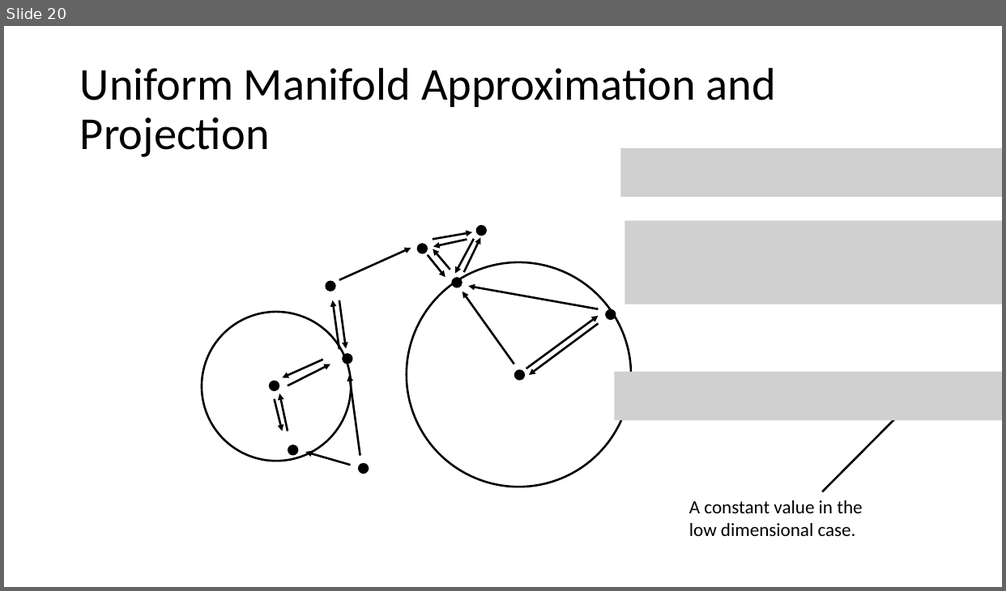
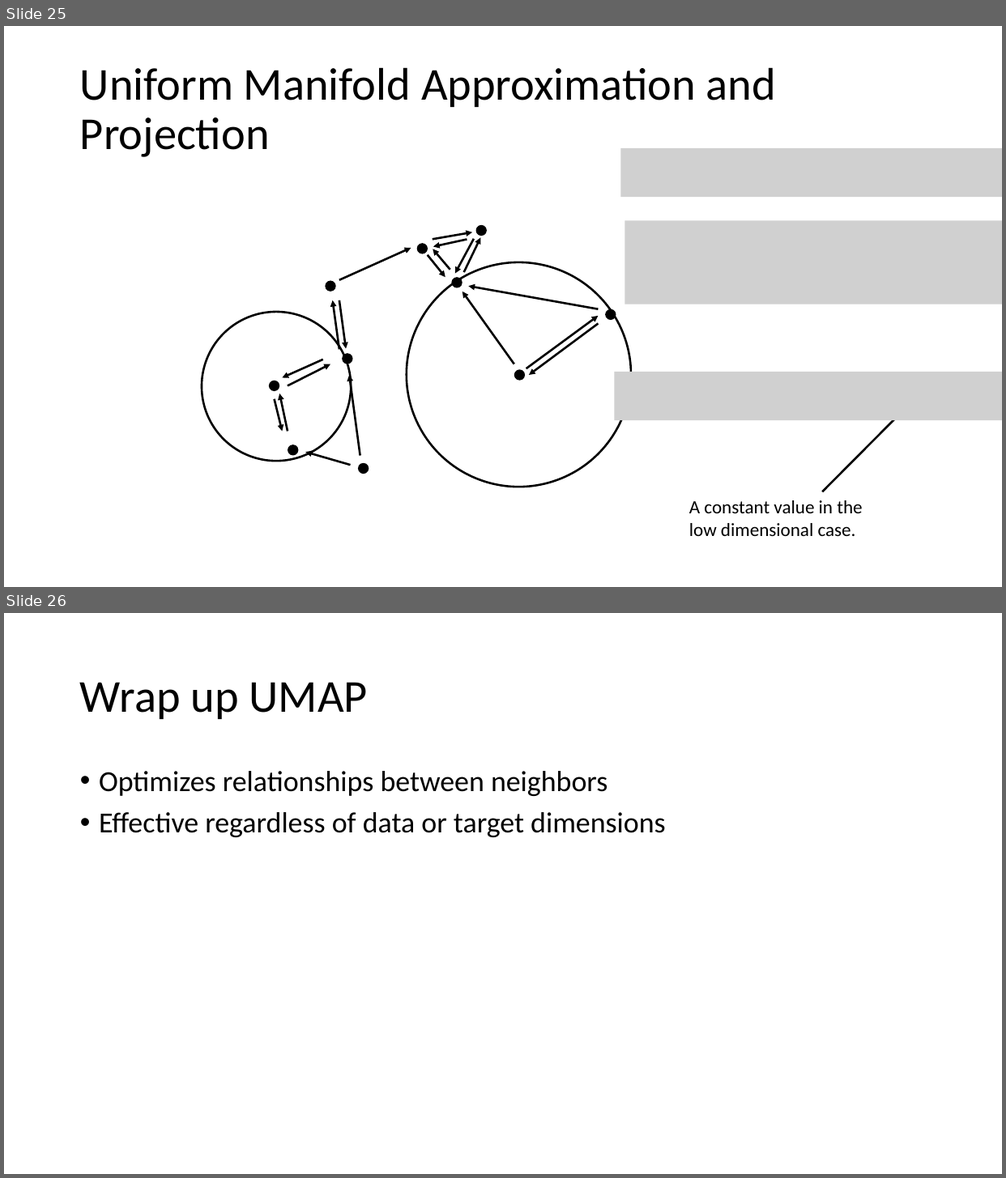
Before and after one commit to AnabelSMRuggiero/Dimensionality-Reduction-Tutorial, a slide deck: Presentation/Dimensionality-Reduction.pptm. Shown one above the other, each under a label of ours: slide 20 before the commit, slides 25 and 26 after it. The pictures are 1006x591 and 1006x1178 pixels, drawn with LibreOffice and Linux fonts; fonts in the diff are those of the drawing; grey boxes stand for pictures. Boxes give left, top, right and bottom in pixels: in the first picture for what was removed or moved away, otherwise in the second. Text is boxed around its words. In the diff, an @@ line names an element or a change of style, - is before the commit and + after.

```diff
--- a/Presentation/Dimensionality-Reduction.pptm
+++ b/Presentation/Dimensionality-Reduction.pptm
@@ slide 26 added at bbox=[4, 613, 1002, 1174], background #FFFFFF @@
@@ title added at bbox=[80, 682, 368, 719], 44 pt, text #000000 @@
+Wrap up UMAP
@@ text added at bbox=[99, 771, 666, 837], 28 pt, text #000000 @@
+• Optimizes relationships between neighbors
+• Effective regardless of data or target dimensions
@@ what was slide 20 is now slide 25 @@
```
Also in this commit, not shown: 4 slides changed, 8 other slides added, 3 other files.
